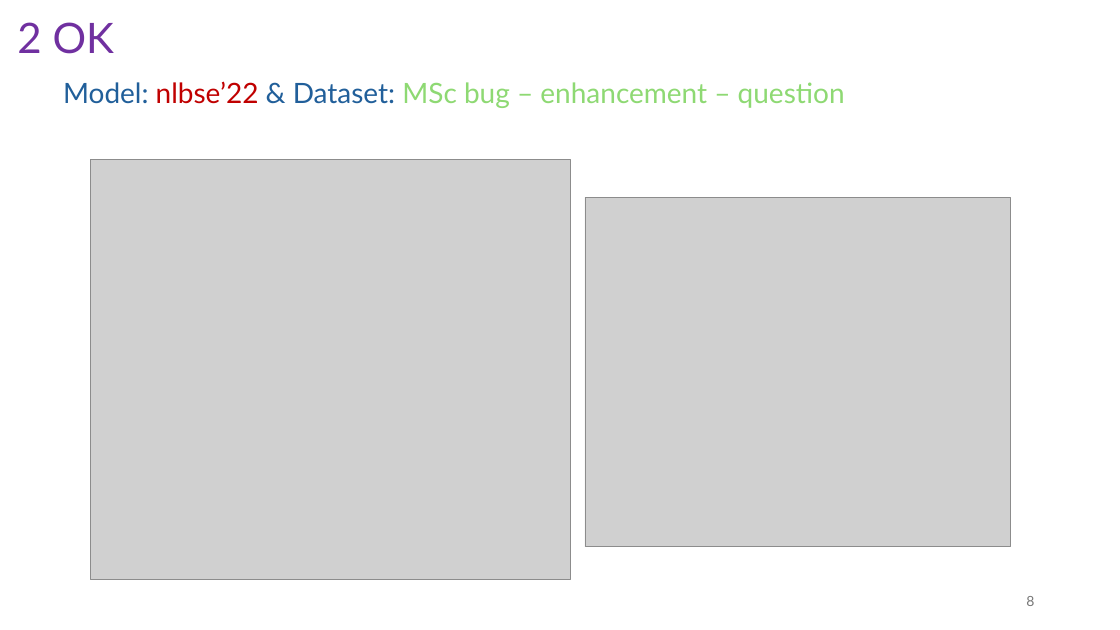
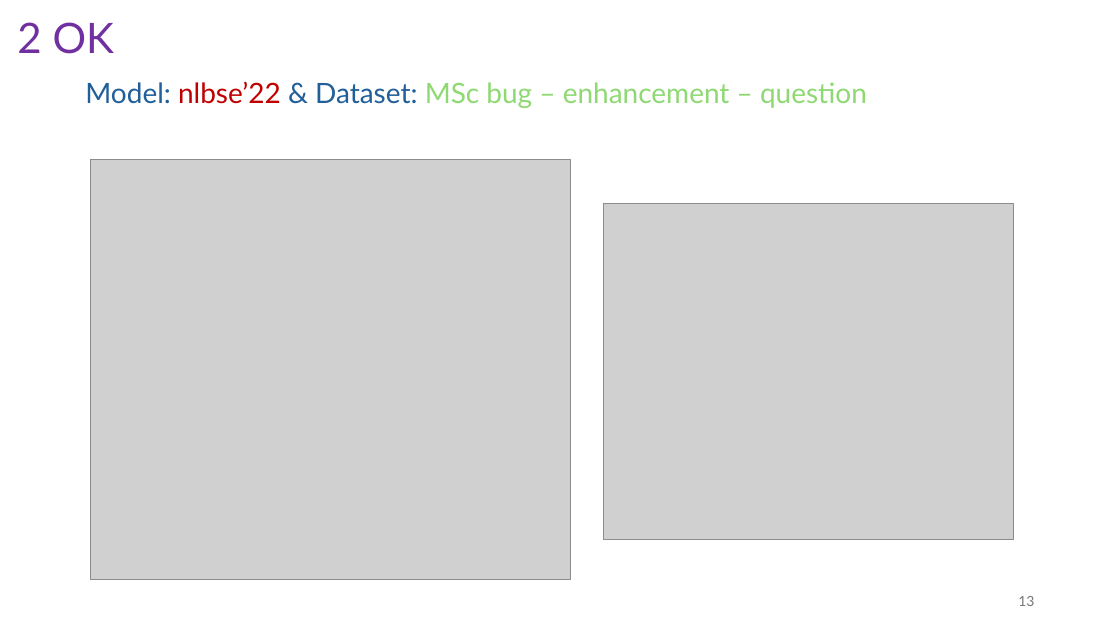
Before and after one commit to isdeniz/results-2406, a slide deck: slide 14 of Summary-2406.pptx (slide 9 before the commit). Drawn at 1120x630 pixels with LibreOffice and Linux fonts; fonts in the diff are those of the drawing; grey boxes stand for pictures. Boxes give left, top, right and bottom in pixels: in the first picture for what was removed or moved away, otherwise in the second. Text is boxed around its words. In the diff, an @@ line names an element or a change of style, - is before the commit and + after.

```diff
--- a/Summary-2406.pptx
+++ b/Summary-2406.pptx
@@ text "Model: nlbse’22 & Dataset: MSc ...": place and size @@
-text "Model: nlbse’22 & Dataset: MSc ..." at [63,81,845,108]
+text "Model: nlbse’22 & Dataset: MSc ..." at [85,81,867,108]
@@ picture: place and size @@
-picture at [585,197,1011,547]
+picture at [603,203,1013,539]
@@ page number at [1018,596,1034,606]: text changed @@
-8
+13
```
Also in this commit, not shown: 8 other slides changed, 21 slides added, 2 slides removed.
